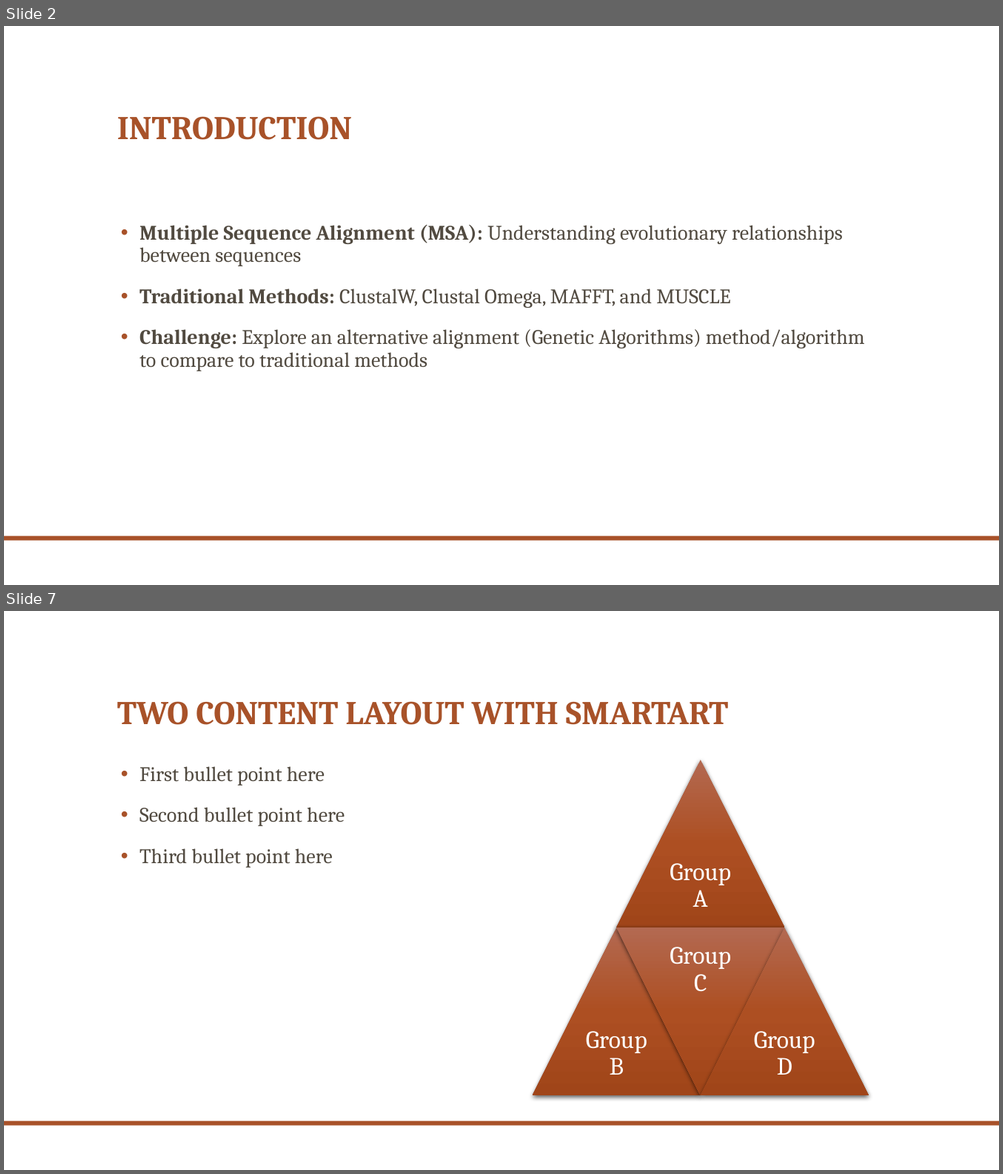
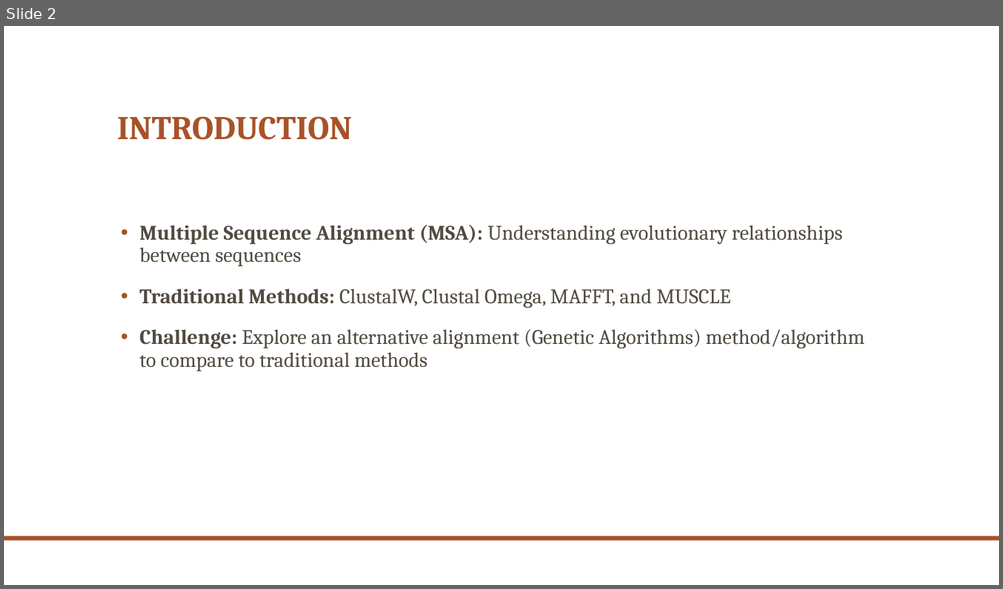
Before and after one commit to fredj5/Bioinformatics, a slide deck: project_slides.pptx. Shown one above the other, each under a label of ours: slides 2 and 7 before the commit, slide 2 after it; the slides between them are not shown. The pictures are 1003x1174 and 1003x589 pixels, drawn with LibreOffice and Linux fonts; fonts in the diff are those of the drawing; background and template pictures are left out. Boxes give left, top, right and bottom in pixels: in the first picture for what was removed or moved away, otherwise in the second. Text is boxed around its words. In the diff, an @@ line names an element or a change of style, - is before the commit and + after.

```diff
--- a/project_slides.pptx
+++ b/project_slides.pptx
@@ slide 7 removed at (4,611,999,1170), background picture (left out); not listed: 1 template element that a slide beside it also shows @@
@@ title removed at (117,701,728,725) @@
-TWO CONTENT LAYOUT WITH SMARTART
@@ text removed at (139,766,344,868) @@
-• First bullet point here
-• Second bullet point here
-• Third bullet point here
@@ group removed at (532,760,868,1096): 4 triangles, 4 texts @@
-Group A
-Group B
-Group C
-Group D
```
Also in this commit, not shown: 3 slides changed, 1 other slide removed, 3 other files.
